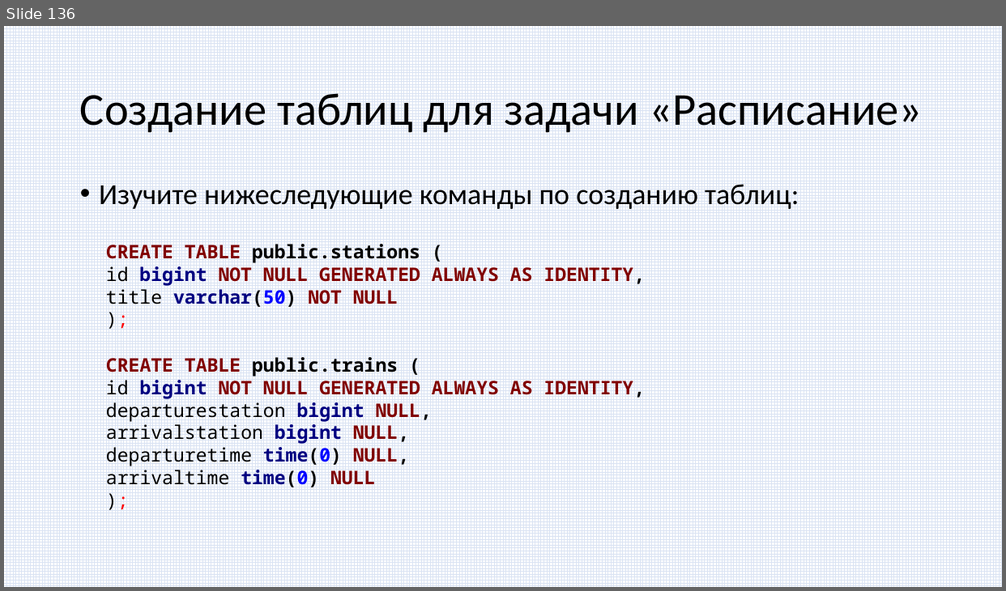
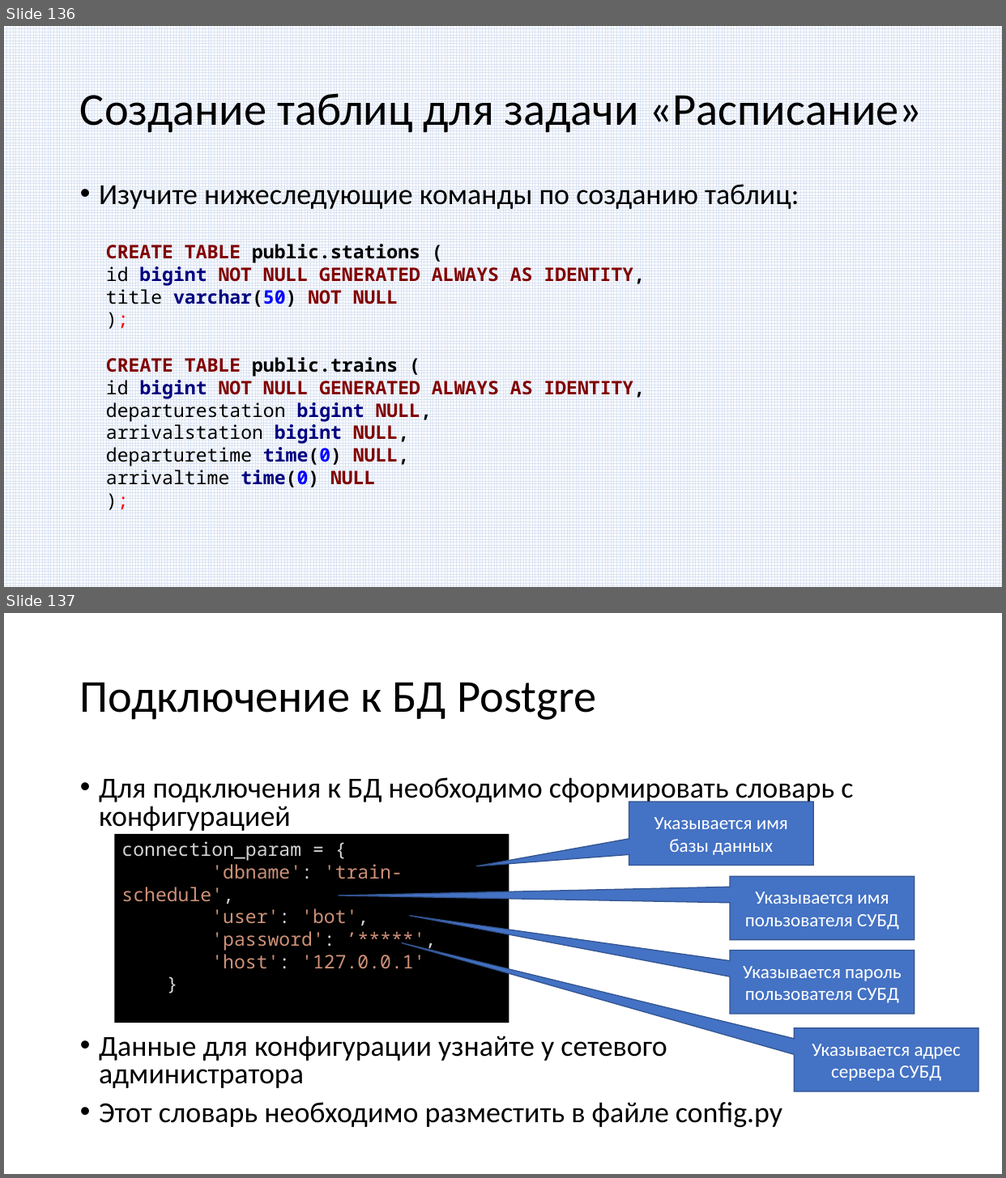
Before and after one commit to paveltsytovich/telegram-course, a slide deck: Presentation/Разработка ботов для телеграмм на Python.pptx. Shown one above the other, each under a label of ours: slide 136 before the commit, slides 136 and 137 after it. The pictures are 1006x591 and 1006x1178 pixels, drawn with LibreOffice and Linux fonts; fonts in the diff are those of the drawing. Boxes give left, top, right and bottom in pixels: in the first picture for what was removed or moved away, otherwise in the second. Text is boxed around its words. In the diff, an @@ line names an element or a change of style, - is before the commit and + after.

```diff
--- a/Presentation/Разработка ботов для телеграмм на Python.pptx
+++ b/Presentation/Разработка ботов для телеграмм на Python.pptx
@@ slide 137 added at (4, 613, 1002, 1174), background #FFFFFF @@
@@ title added at (80, 682, 597, 720), 44 pt, text #000000 @@
+Подключение к БД Postgre
@@ text added at (99, 777, 853, 1127), 28 pt, text #000000 @@
+• Для подключения к БД необходимо сформировать словарь с конфигурацией
+• Данные для конфигурации узнайте у сетевого
+  администратора
+• Этот словарь необходимо разместить в файле config.py
@@ speech box added at (629, 802, 814, 865), fill #4472C4, outline #325491 1 pt, 18 pt, text #FFFFFF @@
+Указывается имя базы данных
@@ rectangle added at (115, 834, 509, 1023), fill #000000, 18 pt, text #CE9178 @@
+connection_param = {
+'dbname': 'train-schedule',
+'user': 'bot',
+'password': ’*****',
+'host': '127.0.0.1'
+}
@@ speech box added at (731, 876, 915, 940), fill #4472C4, outline #325491 1 pt, 18 pt, text #FFFFFF @@
+Указывается имя пользователя СУБД
@@ speech box added at (731, 951, 915, 1014), fill #4472C4, outline #325491 1 pt, 18 pt, text #FFFFFF @@
+Указывается пароль пользователя СУБД
@@ speech box added at (795, 1029, 979, 1093), fill #4472C4, outline #325491 1 pt, 18 pt, text #FFFFFF @@
+Указывается адрес сервера СУБД
```
Also in this commit, not shown: 12 other slides added, 1 slide removed, 2 other files.
